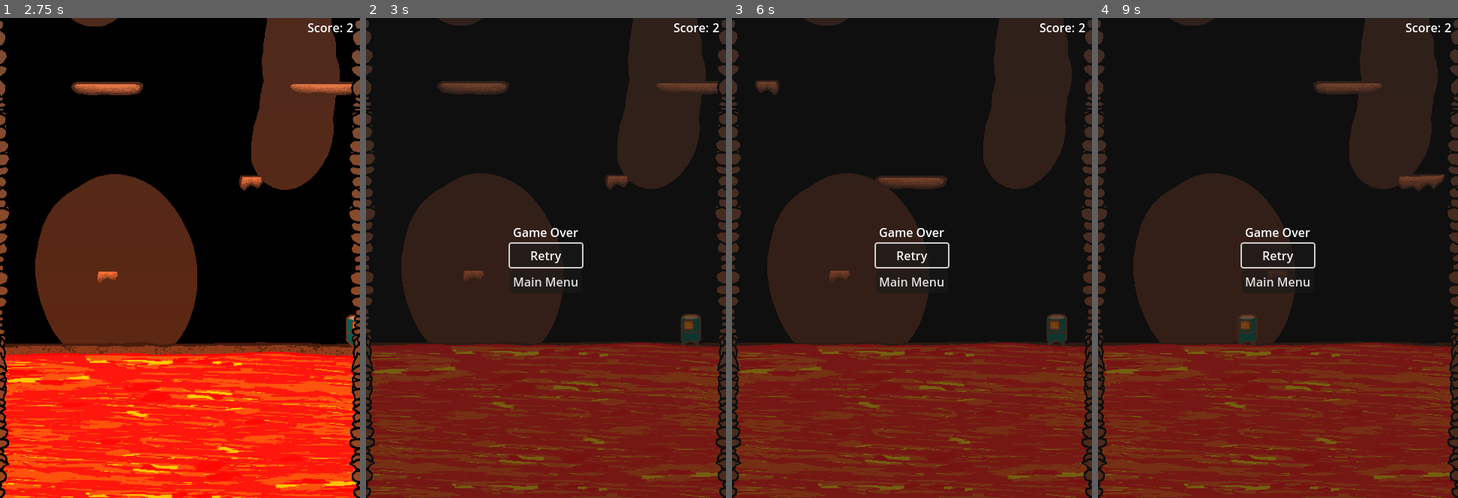
Above: before the commit, frames 1-4 (left to right).
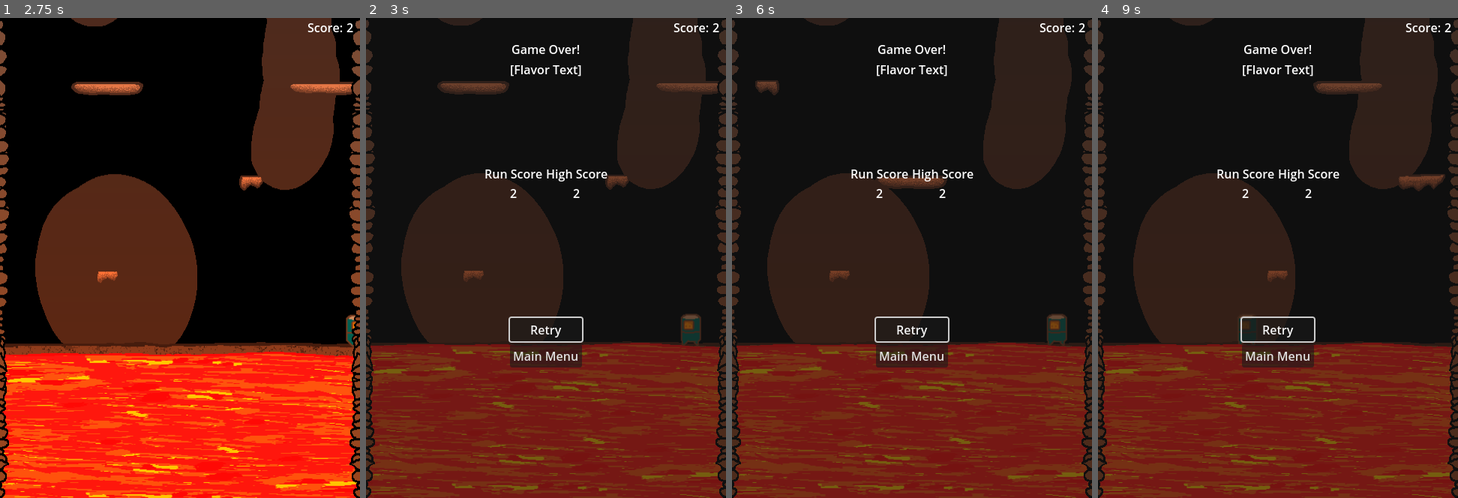
Above: after the commit, the same moments.

Repository: wrStorage/Game-Off-2023-Game-Submission
Game: Godot game, scene res://scenes/gui/main_menu.tscn
Two runs of this game, one before a commit and one after it. Both use one fixed random seed, a clock stepped at 60 frames per second and the inputs below.
Inputs:
- Up to frame 1 (2.75 s): click "Start Game" at 0.5 s; hold Right (ui_right) from 1.28 s (still down); tap Up (ui_up) at 1.52, 2.27 s
- Up to frame 2 (3 s): release Right (ui_right) at 2.78 s; hold Left (ui_left) from 2.78 s (still down)
- Up to frame 3 (6 s): release Left (ui_left) at 3.5 s; click "Retry" at 3.5 s; hold Right (ui_right) 4.28-5.78 s; tap Up (ui_up) at 4.52, 5.27 s; hold Left (ui_left) from 5.78 s (still down)
- Up to frame 4 (9 s): tap Up (ui_up) at 6.02, 8.27 s; release Left (ui_left) at 6.5 s; click "Retry" at 6.5 s; hold Right (ui_right) 7.28-8.03 s; hold Left (ui_left) from 8.03 s (still down)

Frame 1 is identical in both runs. In frame 2, 2.4% of the frame differs, in the area x 33-68%, y 5-73%; in frame 3, 2.4%; in frame 4, 2.6%.

Commit message:
Added player stun and animation

Diff:
--- a/scenes/gui/death_screen.tscn
+++ b/scenes/gui/death_screen.tscn
@@ -14,27 +14,72 @@
 grow_horizontal = 2
 grow_vertical = 2
 
-[node name="ButtonMarginContainer" type="MarginContainer" parent="ScreenPanel"]
+[node name="GameOverMarginContainer" type="MarginContainer" parent="ScreenPanel"]
+layout_mode = 1
+anchors_preset = 5
+anchor_left = 0.5
+anchor_right = 0.5
+offset_left = -48.0
+offset_top = 30.0
+offset_right = 48.0
+offset_bottom = 86.0
+grow_horizontal = 2
+
+[node name="GameOverVerticalContainer" type="VBoxContainer" parent="ScreenPanel/GameOverMarginContainer"]
+layout_mode = 2
+
+[node name="GameOverLabel" type="Label" parent="ScreenPanel/GameOverMarginContainer/GameOverVerticalContainer"]
+layout_mode = 2
+text = "Game Over!"
+horizontal_alignment = 1
+
+[node name="FlavorTextLabel" type="Label" parent="ScreenPanel/GameOverMarginContainer/GameOverVerticalContainer"]
+layout_mode = 2
+text = "[Flavor Text]"
+
+[node name="ScoreMarginContainer" type="MarginContainer" parent="ScreenPanel"]
 layout_mode = 1
 anchors_preset = 8
 anchor_left = 0.5
 anchor_top = 0.5
 anchor_right = 0.5
 anchor_bottom = 0.5
-offset_left = -48.0
-offset_top = -33.0
-offset_right = 48.0
-offset_bottom = 33.0
+offset_left = -82.5
+offset_top = -120.0
+offset_right = 82.5
+offset_bottom = -80.0
 grow_horizontal = 2
 grow_vertical = 2
 
+[node name="ScoreHorizontalContainer" type="HBoxContainer" parent="ScreenPanel/ScoreMarginContainer"]
+layout_mode = 2
+
+[node name="RunScoreLabel" type="Label" parent="ScreenPanel/ScoreMarginContainer/ScoreHorizontalContainer"]
+layout_mode = 2
+text = "Run Score"
+horizontal_alignment = 1
+
+[node name="HighScoreLabel" type="Label" parent="ScreenPanel/ScoreMarginContainer/ScoreHorizontalContainer"]
+layout_mode = 2
+text = "High Score"
+horizontal_alignment = 1
+
+[node name="ButtonMarginContainer" type="MarginContainer" parent="ScreenPanel"]
+layout_mode = 1
+anchors_preset = 7
+anchor_left = 0.5
+anchor_top = 1.0
+anchor_right = 0.5
+anchor_bottom = 1.0
+offset_left = -48.0
+offset_top = -240.0
+offset_right = 48.0
+offset_bottom = -174.0
+grow_horizontal = 2
+grow_vertical = 0
+
 [node name="ButtonVerticalContainer" type="VBoxContainer" parent="ScreenPanel/ButtonMarginContainer"]
 layout_mode = 2
-
-[node name="GameOverLabel" type="Label" parent="ScreenPanel/ButtonMarginContainer/ButtonVerticalContainer"]
-layout_mode = 2
-text = "Game Over"
-horizontal_alignment = 1
 
 [node name="RetryButton" type="Button" parent="ScreenPanel/ButtonMarginContainer/ButtonVerticalContainer"]
 layout_mode = 2
--- a/scenes/objects/player.tscn
+++ b/scenes/objects/player.tscn
@@ -1,8 +1,9 @@
-[gd_scene load_steps=9 format=3 uid="uid://dox4ifyfxt4bk"]
+[gd_scene load_steps=10 format=3 uid="uid://dox4ifyfxt4bk"]
 
 [ext_resource type="Script" path="res://scripts/objectscripts/player.gd" id="1_67d6m"]
 [ext_resource type="Texture2D" uid="uid://cna1ypq5ofv28" path="res://assets/sprites/player/spr_pc_43x53.png" id="2_xsti4"]
 [ext_resource type="AudioStream" uid="uid://54kbtt1rqpqu" path="res://assets/sfx/jump.wav" id="3_0y41r"]
+[ext_resource type="PackedScene" uid="uid://b33pfavckxva6" path="res://scenes/objects/stun_sprite.tscn" id="3_t1bhb"]
 
 [sub_resource type="RectangleShape2D" id="RectangleShape2D_30cy6"]
 size = Vector2(18, 35)
@@ -77,6 +78,9 @@
 hframes = 4
 vframes = 2
 
+[node name="StunSprite" parent="PlayerCollisionShape/PlayerSprite" instance=ExtResource("3_t1bhb")]
+position = Vector2(-5, -35)
+
 [node name="ImpactingObjectRay" type="RayCast2D" parent="PlayerCollisionShape"]
 position = Vector2(-2, 4)
 rotation = 3.14159
@@ -94,6 +98,9 @@
 [node name="UpgradeTimer" type="Timer" parent="."]
 wait_time = 5.0
 
+[node name="Knockback_Timer" type="Timer" parent="."]
+wait_time = 0.1
+
 [node name="PlayerAnimationPlayer" type="AnimationPlayer" parent="."]
 libraries = {
 "": SubResource("AnimationLibrary_vfjpm")
@@ -106,3 +113,4 @@
 [connection signal="timeout" from="FallBufferTimer" to="." method="_on_fall_buffer_timer_timeout"]
 [connection signal="timeout" from="BufferedJumpTimer" to="." method="_on_buffered_jump_timer_timeout"]
 [connection signal="timeout" from="UpgradeTimer" to="." method="_on_upgrade_timer_timeout"]
+[connection signal="timeout" from="Knockback_Timer" to="." method="_on_knockback_timer_timeout"]
--- /dev/null
+++ b/scenes/objects/stun_sprite.tscn
@@ -0,0 +1,55 @@
+[gd_scene load_steps=6 format=3 uid="uid://b33pfavckxva6"]
+
+[ext_resource type="Texture2D" uid="uid://pdkdj2tqda2y" path="res://assets/sprites/player/spr_stun_15x12.png" id="1_rj7yl"]
+[ext_resource type="Script" path="res://scripts/objectscripts/stun_sprite.gd" id="2_do1qj"]
+
+[sub_resource type="Animation" id="Animation_cyh3p"]
+length = 0.001
+tracks/0/type = "value"
+tracks/0/imported = false
+tracks/0/enabled = true
+tracks/0/path = NodePath(".:frame")
+tracks/0/interp = 1
+tracks/0/loop_wrap = true
+tracks/0/keys = {
+"times": PackedFloat32Array(0),
+"transitions": PackedFloat32Array(1),
+"update": 1,
+"values": [0]
+}
+
+[sub_resource type="Animation" id="Animation_1r66e"]
+resource_name = "stun"
+length = 0.3
+loop_mode = 1
+tracks/0/type = "value"
+tracks/0/imported = false
+tracks/0/enabled = true
+tracks/0/path = NodePath(".:frame")
+tracks/0/interp = 1
+tracks/0/loop_wrap = true
+tracks/0/keys = {
+"times": PackedFloat32Array(0, 0.1, 0.2),
+"transitions": PackedFloat32Array(1, 1, 1),
+"update": 1,
+"values": [0, 1, 2]
+}
+
+[sub_resource type="AnimationLibrary" id="AnimationLibrary_7jj3a"]
+_data = {
+"RESET": SubResource("Animation_cyh3p"),
+"stun": SubResource("Animation_1r66e")
+}
+
+[node name="StunSprite" type="Sprite2D"]
+visible = false
+texture = ExtResource("1_rj7yl")
+hframes = 3
+script = ExtResource("2_do1qj")
+
+[node name="StunAnimationPlayer" type="AnimationPlayer" parent="."]
+libraries = {
+"": SubResource("AnimationLibrary_7jj3a")
+}
+
+[connection signal="visibility_changed" from="." to="." method="_on_visibility_changed"]
--- a/scripts/guiscripts/death_screen.gd
+++ b/scripts/guiscripts/death_screen.gd
@@ -1,6 +1,8 @@
 extends CanvasLayer
 
 @onready var retry_button = $ScreenPanel/ButtonMarginContainer/ButtonVerticalContainer/RetryButton
+@onready var run_score_label = $ScreenPanel/ScoreMarginContainer/ScoreHorizontalContainer/RunScoreLabel
+@onready var high_score_label = $ScreenPanel/ScoreMarginContainer/ScoreHorizontalContainer/HighScoreLabel
 
 func _ready() -> void:
 	hide()
@@ -20,4 +22,6 @@
 	if visible:
 		GameManager.stop_score_timer()
 		GameManager.check_scores()
+		run_score_label.text = "Run Score\n" + str(GameManager.current_run_score)
+		high_score_label.text = "High Score\n" + str(GameManager.high_score)
 		retry_button.grab_focus()
--- a/scripts/objectscripts/player.gd
+++ b/scripts/objectscripts/player.gd
@@ -9,15 +9,20 @@
 var fall_buffer: bool = false
 var buffered_jump: bool = false
 var squished: bool = false
+var in_knockback: bool = false
+var horizontal_knockback_strength: float = -200
+var vertical_knockback_strength: float = -100
 @export var stun_speed: int = 100
 @export var stun_jump_speed: int = -400
 @onready var stun_timer = $StunTimer
 @onready var upgrade_timer = $UpgradeTimer
 @onready var fall_buffer_timer = $FallBufferTimer
 @onready var buffered_jump_timer = $BufferedJumpTimer
+@onready var knockback_timer = $Knockback_Timer
 @onready var impacting_ray = $PlayerCollisionShape/ImpactingObjectRay
 @onready var animation_player = $PlayerAnimationPlayer
 @onready var sprite = $PlayerCollisionShape
+@onready var stun_sprite = $PlayerCollisionShape/PlayerSprite/StunSprite
 @onready var audio_player = $PlayerAudioStream
 
 func _physics_process(delta) -> void:
@@ -57,6 +62,10 @@
 		sprite.scale.x = direction
 
 	var wasOnFloor = is_on_floor()
+
+	if in_knockback:
+		velocity.y = vertical_knockback_strength
+		velocity.x = horizontal_knockback_strength * sprite.scale.x
 	move_and_slide()
 
 	if wasOnFloor and !is_on_floor() and velocity.y >= 0:
@@ -64,13 +73,16 @@
 		fall_buffer_timer.start()
 
 func apply_gravity(delta) -> void:
-	if velocity.y < gravity_limit:
+	if position.y < gravity_limit:
 		velocity.y += gravity * delta
 
 func apply_stun() -> void:
+	in_knockback = true
 	jump_speed = stun_jump_speed
 	speed = stun_speed
 	stun_timer.start()
+	knockback_timer.start()
+	stun_sprite.visible = true
 
 func apply_upgrade() -> void:
 	jump_speed = upgrade_jump_speed
@@ -80,6 +92,7 @@
 	jump_speed = normal_jump_speed
 	speed = 250
 	stun_timer.stop()
+	stun_sprite.visible = false
 
 func _on_fall_buffer_timer_timeout() -> void:
 	fall_buffer = false
@@ -90,3 +103,7 @@
 func _on_upgrade_timer_timeout() -> void:
 	jump_speed = normal_jump_speed
 	upgrade_timer.stop()
+
+func _on_knockback_timer_timeout():
+	in_knockback = false
+	knockback_timer.stop()
--- /dev/null
+++ b/scripts/objectscripts/stun_sprite.gd
@@ -0,0 +1,9 @@
+extends Sprite2D
+
+@onready var animation_player = $StunAnimationPlayer
+
+func _on_visibility_changed():
+	if visible:
+		animation_player.play("stun")
+	else:
+		animation_player.stop()
Binary file added: assets/sprites/player/spr_stun_15x12.png
Not shown, added: assets/sprites/player/spr_stun_15x12.png.import
